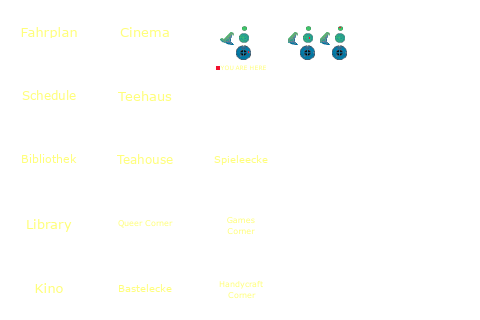
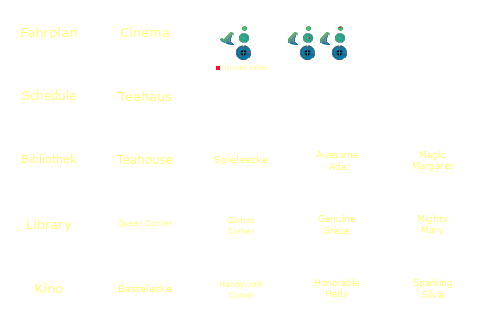
Revision of a layered 480×320 image; what changed, layer by layer:
added layer "fahrplan #14" above "fahrplan #19" over [318, 215, 355, 234]
added layer "fahrplan #19" above "fahrplan #20" over [314, 278, 359, 299]
added layer "fahrplan #20" above "fahrplan #18" over [413, 278, 452, 298]
added layer "fahrplan #18" above "fahrplan #17" over [417, 214, 448, 235]
added layer "fahrplan #17" above "fahrplan #13" over [412, 151, 453, 171]
added layer "fahrplan #13" above "fahrplan" over [316, 151, 358, 170]
